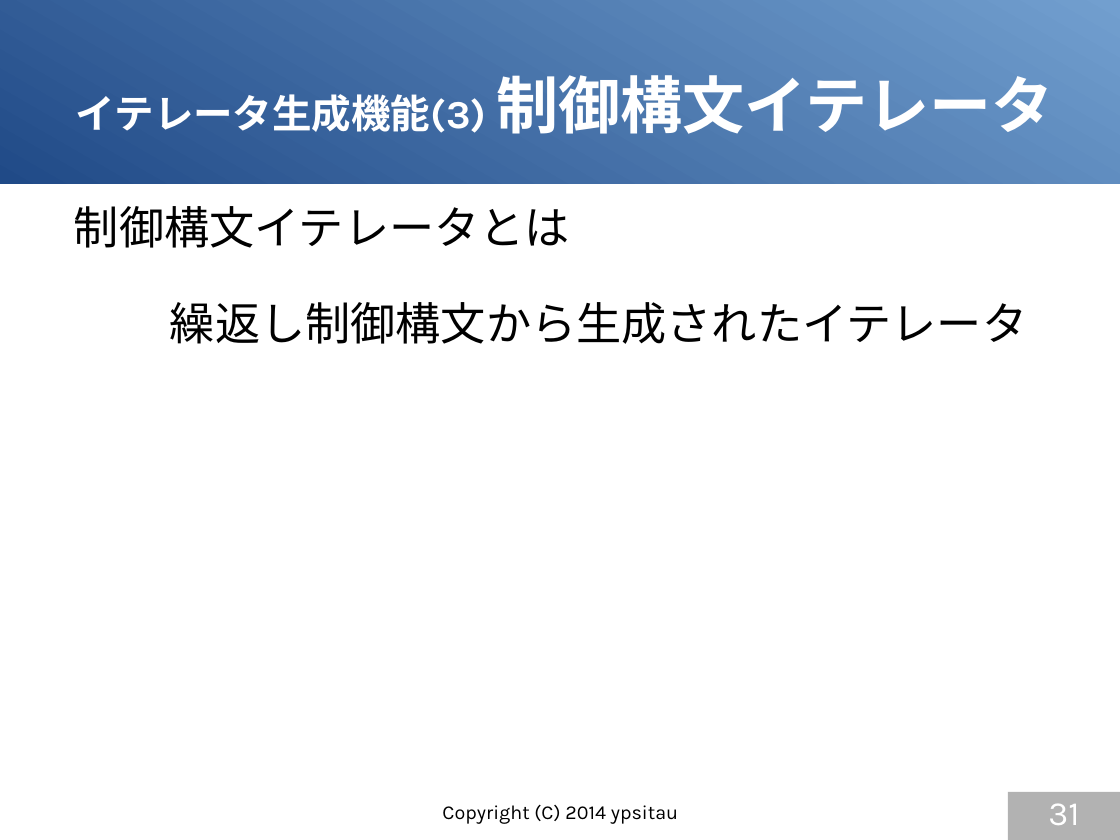
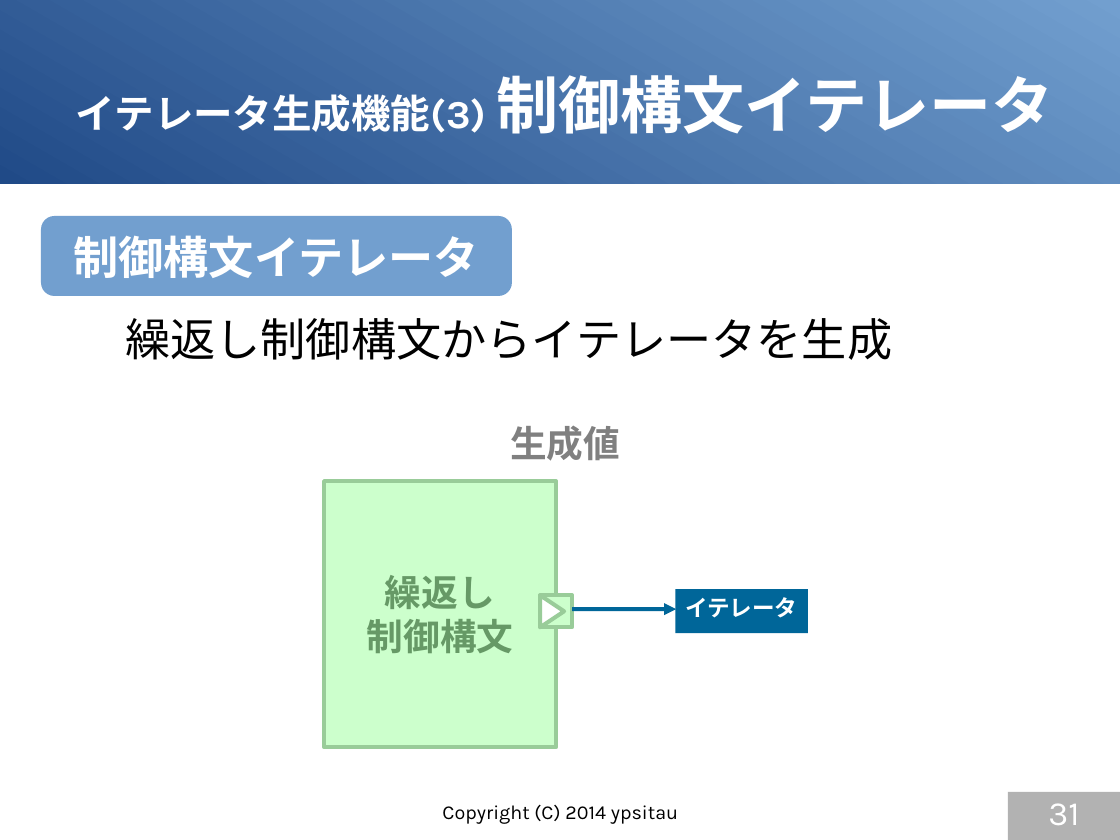
Before and after one commit to gura-lang/gura-doc, a slide deck: slide 31 of presentation/gura-introduction.odp. Drawn at 1120x840 pixels with LibreOffice and Linux fonts; fonts in the diff are those of the drawing. Boxes give left, top, right and bottom in pixels: in the first picture for what was removed or moved away, otherwise in the second. Text is boxed around its words. In the diff, an @@ line names an element or a change of style, - is before the commit and + after.

```diff
--- a/presentation/gura-introduction.odp
+++ b/presentation/gura-introduction.odp
@@ rounded rectangle "制御構文イテレータ": place and size @@
-rounded rectangle "制御構文イテレータ" at bbox=[74, 206, 570, 248]
+rounded rectangle "制御構文イテレータ" at bbox=[41, 216, 512, 297]
@@ rounded rectangle "制御構文イテレータ" at bbox=[41, 216, 512, 297]: vertical alignment top to middle; fill none to #729FCF @@
@@ text in rounded rectangle at bbox=[73, 235, 479, 278]: text changed; text colour #000000 to #FFFFFF; bold on @@
-制御構文イテレータとは
+制御構文イテレータ
@@ text at bbox=[125, 318, 892, 360]: text changed @@
-繰返し制御構文から生成されたイテレータ
+繰返し制御構文からイテレータを生成
@@ text added at bbox=[510, 426, 620, 461], 26 pt, text #808080, bold @@
+生成値
@@ rectangle added at bbox=[324, 482, 556, 748], fill #CCFFCC, outline #99CC99 2.83 pt, 26 pt, text #669966, bold @@
+繰返し
+制御構文
@@ triangle added at bbox=[540, 596, 565, 628], fill #FFFFFF, outline #99CC99 2.83 pt @@
@@ rectangle added at bbox=[541, 596, 572, 627], fill #CCFFCC, outline #99CC99 2.83 pt @@
@@ rectangle added at bbox=[676, 589, 809, 633], fill #006699, 16 pt, text #FFFFFF, bold @@
+イテレータ
@@ arrow added from (572, 609) to (677, 609), #006699 2.83 pt @@
```
Also in this commit, not shown: 10 other slides changed, 1 slide added.
